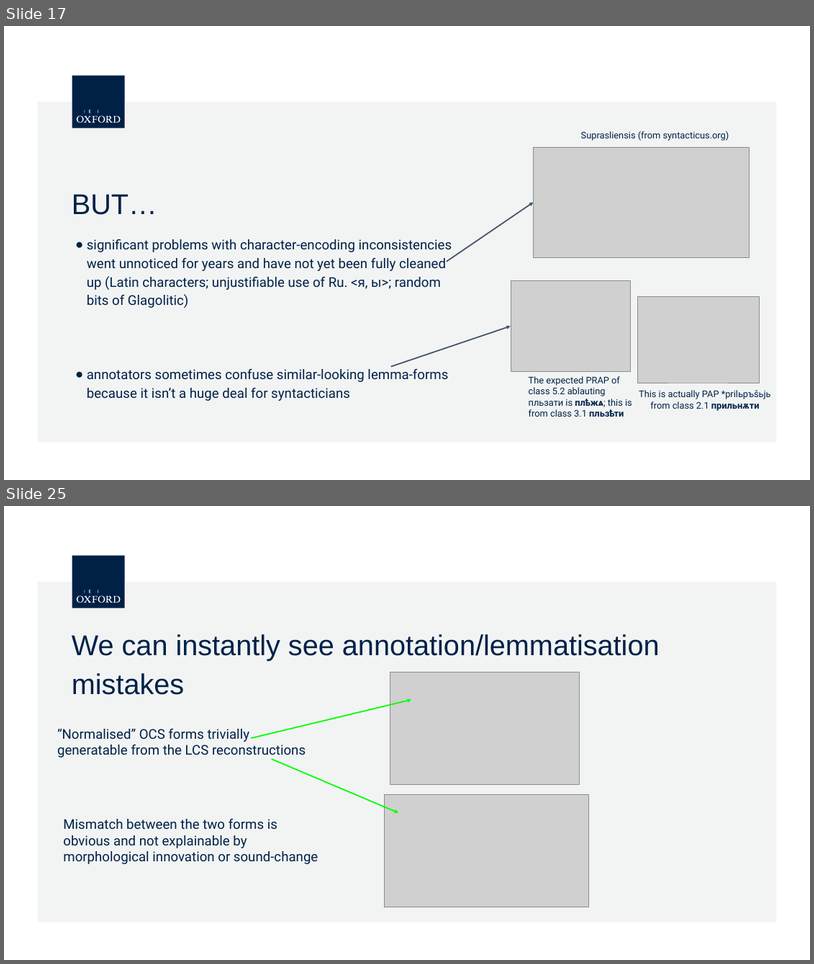
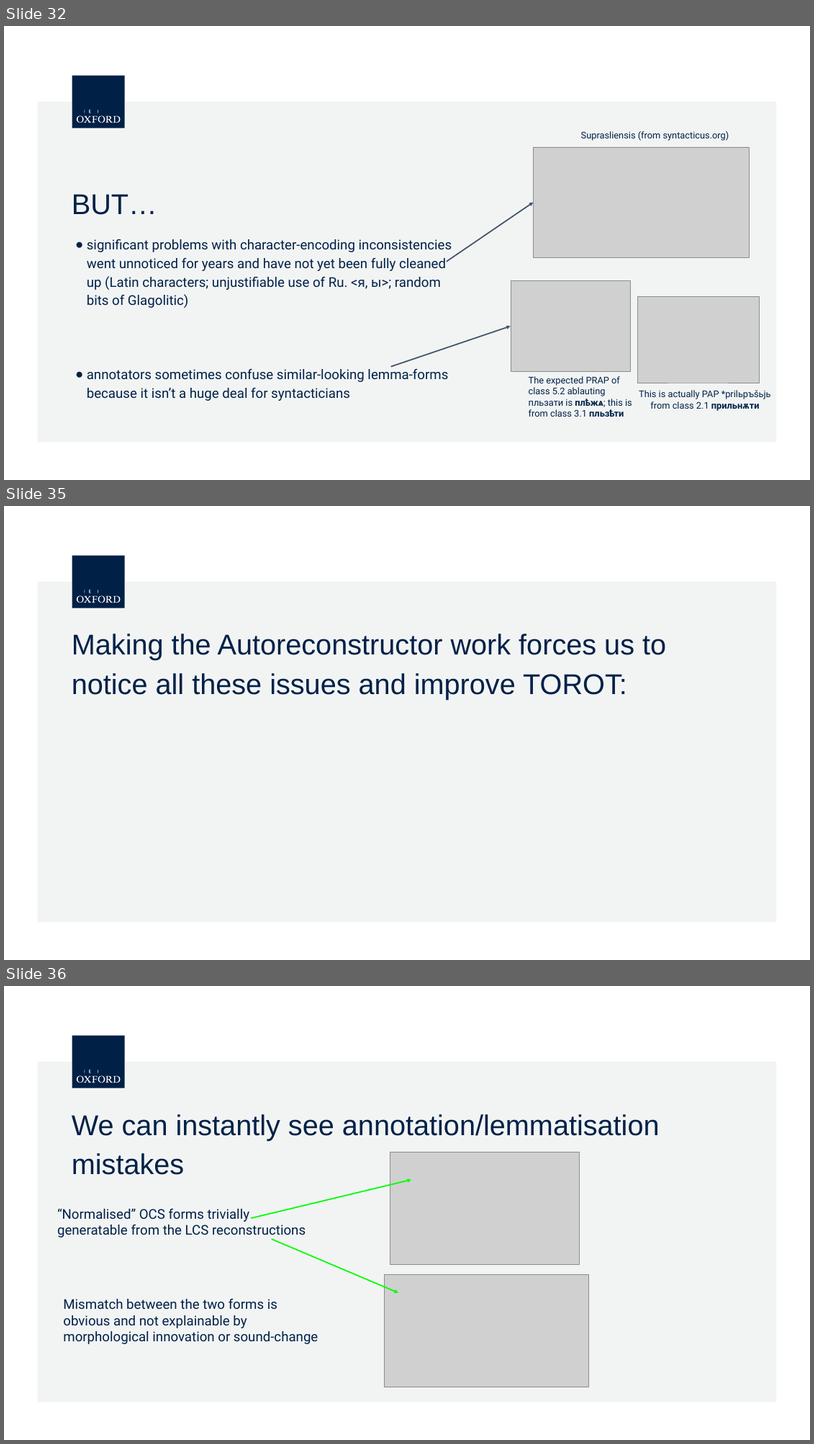
Before and after one commit to 12401453/torot_2023, a slide deck: presentation/Paris/computerised_phon_morph.pptx.odp. Shown one above the other, each under a label of ours: slides 17 and 25 before the commit, slides 32, 35 and 36 after it; the slides between them are not shown. The pictures are 814x964 and 814x1444 pixels, drawn with LibreOffice and Linux fonts; fonts in the diff are those of the drawing; grey boxes stand for pictures; background and template pictures are left out. Boxes give left, top, right and bottom in pixels: in the first picture for what was removed or moved away, otherwise in the second. Text is boxed around its words. In the diff, an @@ line names an element or a change of style, - is before the commit and + after.

```diff
--- a/presentation/Paris/computerised_phon_morph.pptx.odp
+++ b/presentation/Paris/computerised_phon_morph.pptx.odp
@@ slide 35 added at box(4, 506, 810, 960), background #FFFFFF; not listed: 7 template elements that a slide beside it also shows @@
@@ title added at box(72, 633, 666, 699), 68 pt, text #002147 @@
+Making the Autoreconstructor work forces us to notice all these issues and improve TOROT:
@@ what was slide 17 is now slide 32 @@
@@ what was slide 25 is now slide 36 @@
```
Also in this commit, not shown: 25 other slides added, 11 slides removed, 7 other files.
